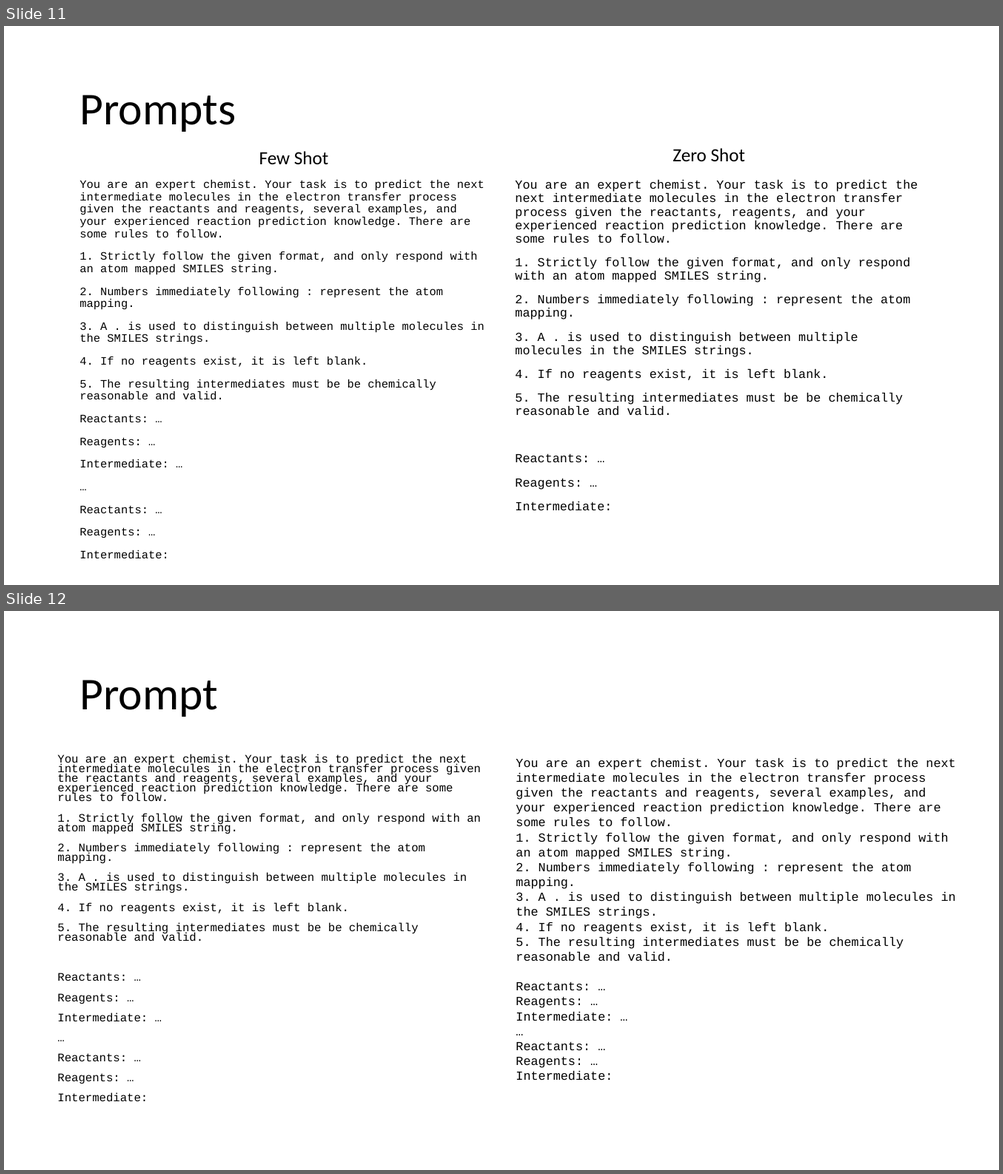
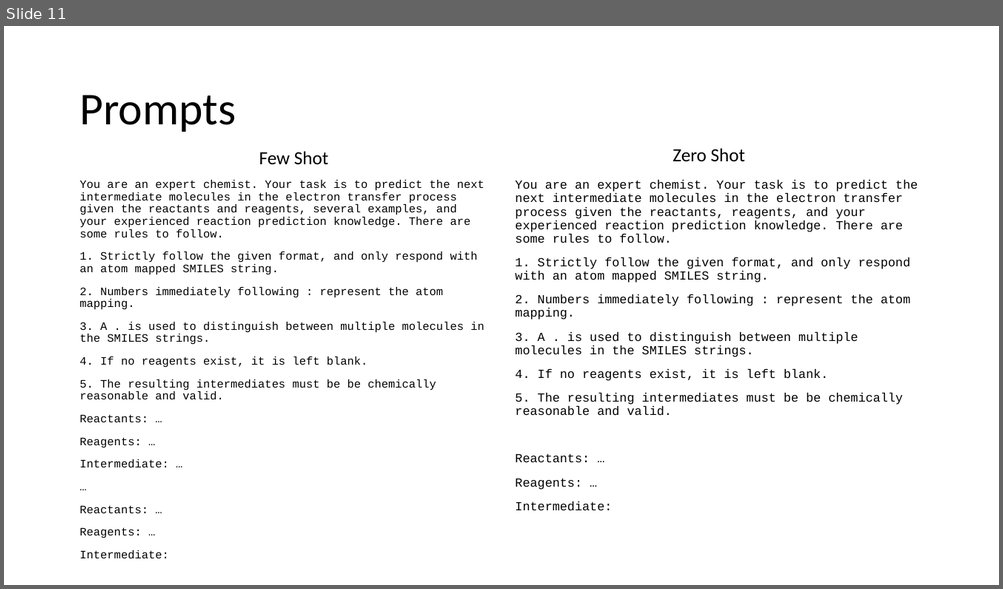
Before and after one commit to JohnDLee/ChemistryPE, a slide deck: pptx/7-5-2023.pptx. Shown one above the other, each under a label of ours: slides 11 and 12 before the commit, slide 11 after it. The pictures are 1003x1174 and 1003x589 pixels, drawn with LibreOffice and Linux fonts; fonts in the diff are those of the drawing. Boxes give left, top, right and bottom in pixels: in the first picture for what was removed or moved away, otherwise in the second. Text is boxed around its words. In the diff, an @@ line names an element or a change of style, - is before the commit and + after.

```diff
--- a/pptx/7-5-2023.pptx
+++ b/pptx/7-5-2023.pptx
@@ slide 12 removed at bbox=[4, 611, 999, 1170], background #FFFFFF @@
@@ title removed at bbox=[79, 680, 218, 717] @@
-Prompt
@@ text removed at bbox=[57, 754, 481, 1102] @@
-You are an expert chemist. Your task is to predict the next intermediate molecules in the electron transfer process given the reactants and reagents, several examples, and your experienced reaction prediction knowledge. There are some rules to follow.
-1. Strictly follow the given format, and only respond with an atom mapped SMILES string.
-2. Numbers immediately following : represent the atom mapping.
-3. A . is used to distinguish between multiple molecules in the SMILES strings.
-4. If no reagents exist, it is left blank.
-5. The resulting intermediates must be be chemically reasonable and valid.
-Reactants: …
-Reagents: …
-Intermediate: …
-…
-Reactants: …
-Reagents: …
-Intermediate:
@@ text removed at bbox=[515, 758, 956, 1081] @@
-You are an expert chemist. Your task is to predict the next intermediate molecules in the electron transfer process given the reactants and reagents, several examples, and your experienced reaction prediction knowledge. There are some rules to follow.
-1. Strictly follow the given format, and only respond with an atom mapped SMILES string.
-2. Numbers immediately following : represent the atom mapping.
-3. A . is used to distinguish between multiple molecules in the SMILES strings.
-4. If no reagents exist, it is left blank.
-5. The resulting intermediates must be be chemically reasonable and valid.
-Reactants: …
-Reagents: …
-Intermediate: …
-…
-Reactants: …
-Reagents: …
-Intermediate:
```
Also in this commit, not shown: 2 slides changed, 2 slides added, 24 other files.
